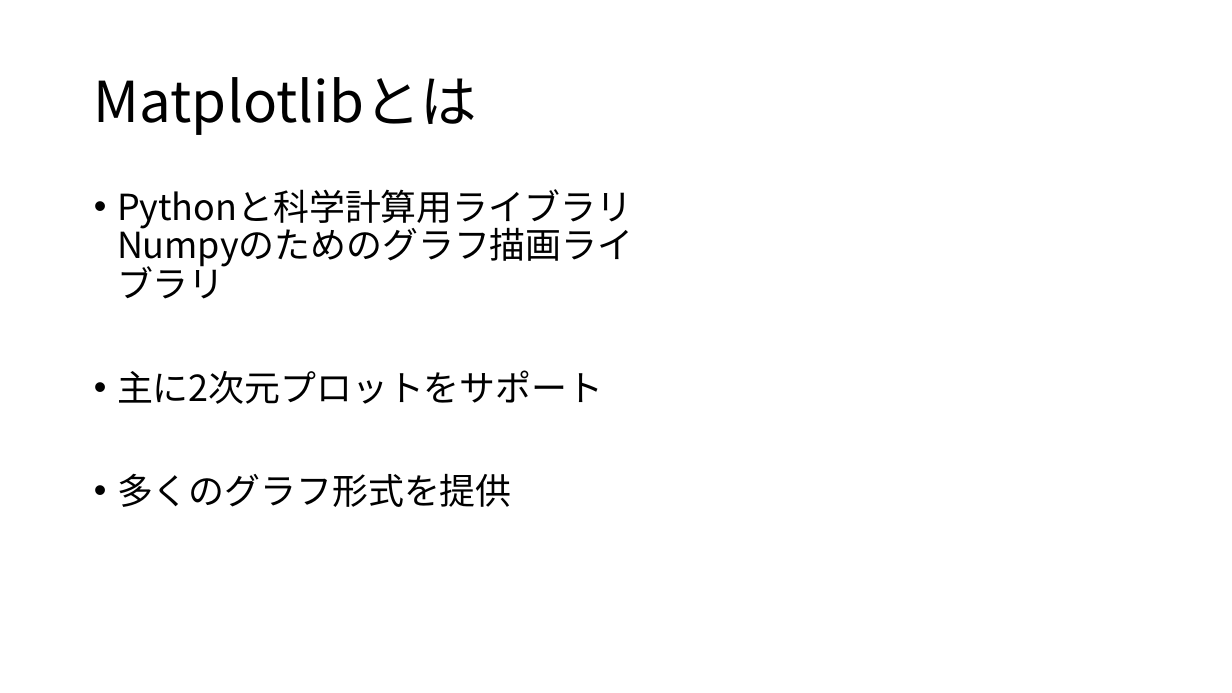
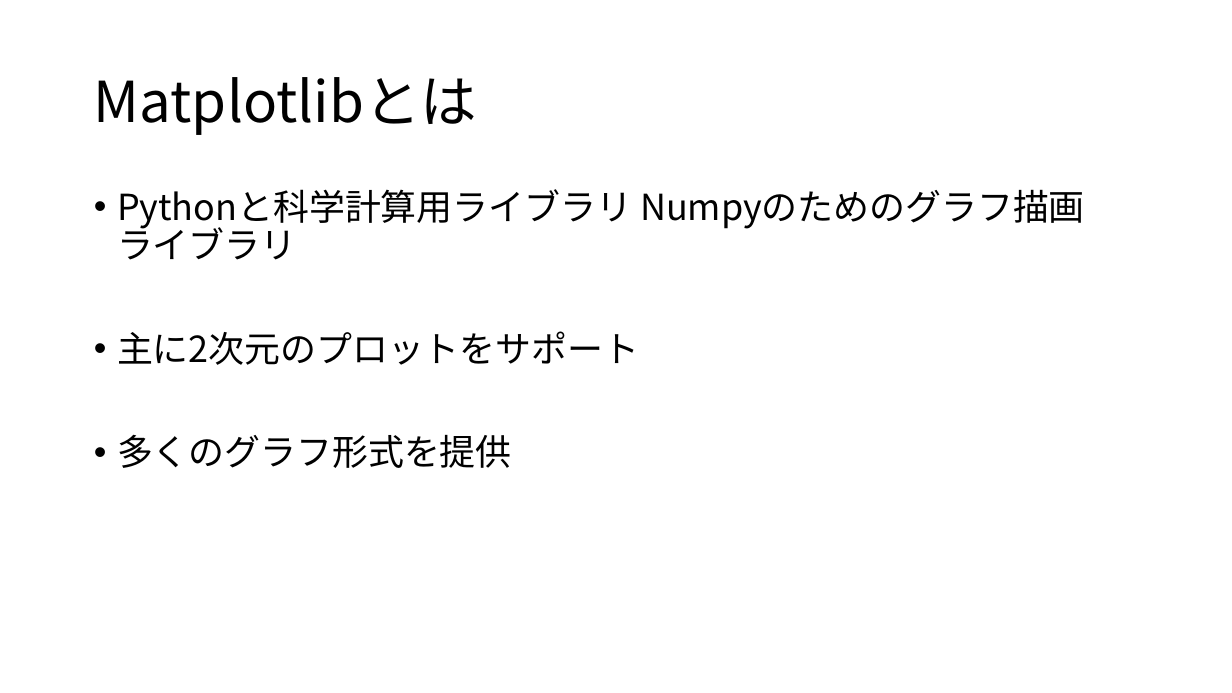
Before and after one commit to erevest-cobalt/3pro, a slide deck: slide 9 of 統計データの可視化.pptx (slide 10 before the commit). Drawn at 1232x693 pixels with LibreOffice and Linux fonts; fonts in the diff are those of the drawing. Boxes give left, top, right and bottom in pixels: in the first picture for what was removed or moved away, otherwise in the second. Text is boxed around its words. In the diff, an @@ line names an element or a change of style, - is before the commit and + after.

```diff
--- a/統計データの可視化.pptx
+++ b/統計データの可視化.pptx
@@ text at (117, 189, 1085, 365): text changed @@
-• Pythonと科学計算用ライブラリ Numpyのためのグラフ描画ライブラリ
-• 主に2次元プロットをサポート
+• Pythonと科学計算用ライブラリ Numpyのためのグラフ描画 ライブラリ
+• 主に2次元のプロットをサポート
```
Also in this commit, not shown: 3 other slides changed, 1 slide removed.
